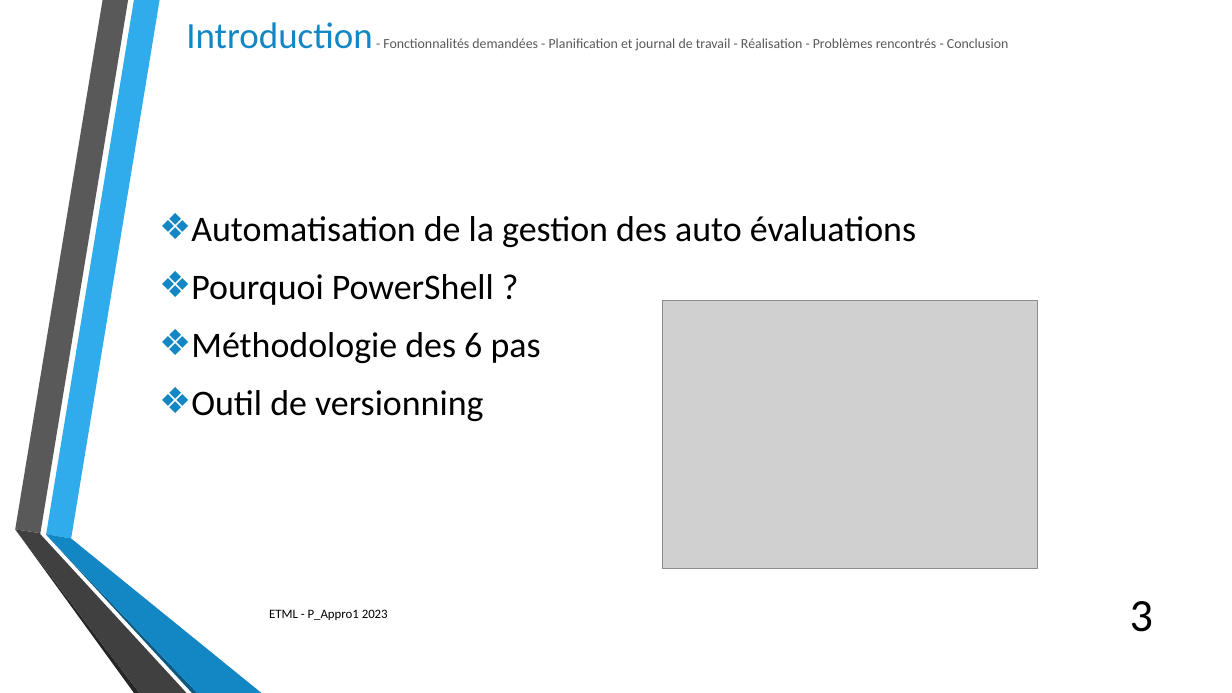
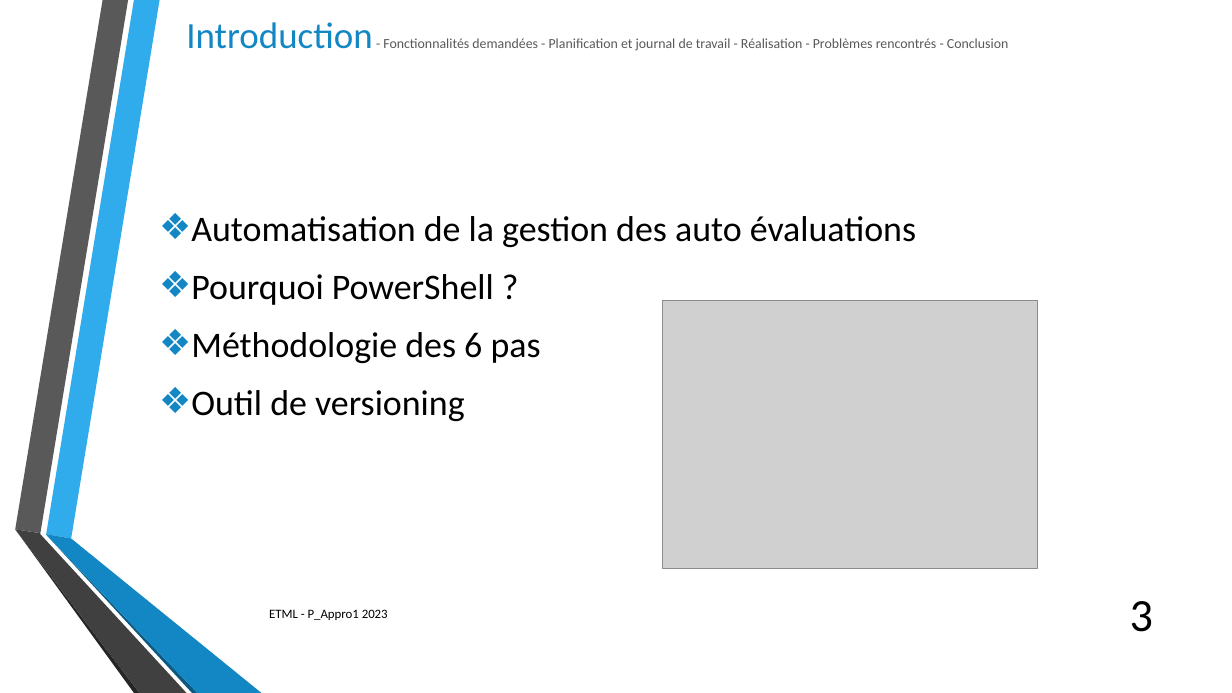
Before and after one commit to SylvainPhilipona/Recuperation-des-AutoEvaluations, a slide deck: slide 3 of CDC-rapport-jdt/Presentation/Presentation_philipona.pptx. Drawn at 1232x693 pixels with LibreOffice and Linux fonts; fonts in the diff are those of the drawing; grey boxes stand for pictures; background and template pictures are left out. Boxes give left, top, right and bottom in pixels: in the first picture for what was removed or moved away, otherwise in the second. Text is boxed around its words. In the diff, an @@ line names an element or a change of style, - is before the commit and + after.

```diff
--- a/CDC-rapport-jdt/Presentation/Presentation_philipona.pptx
+++ b/CDC-rapport-jdt/Presentation/Presentation_philipona.pptx
@@ text at (191, 390, 465, 421): text changed @@
-❖ Outil de versionning
+❖ Outil de versioning
```
Also in this commit, not shown: 1 other slide changed, 3 other files.
